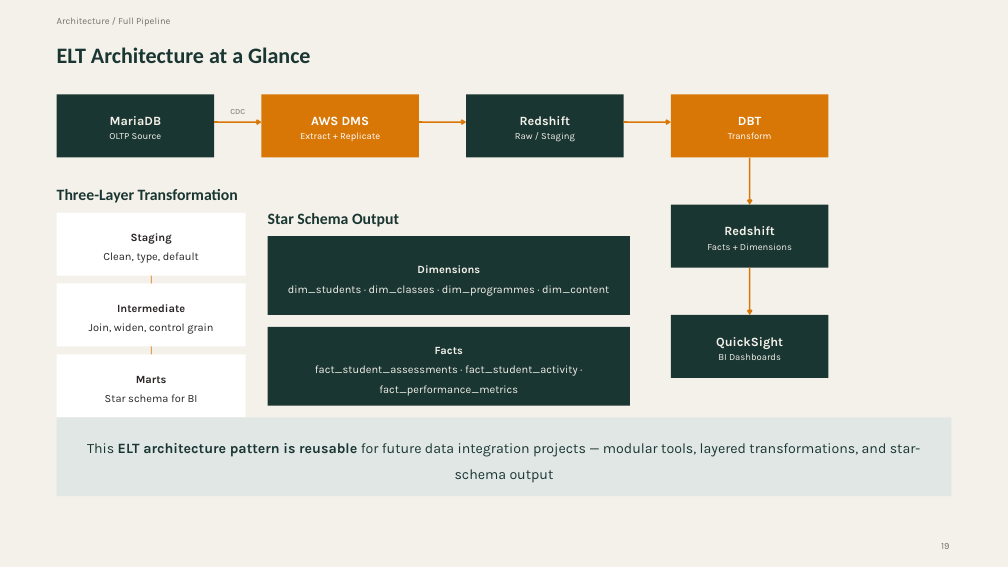
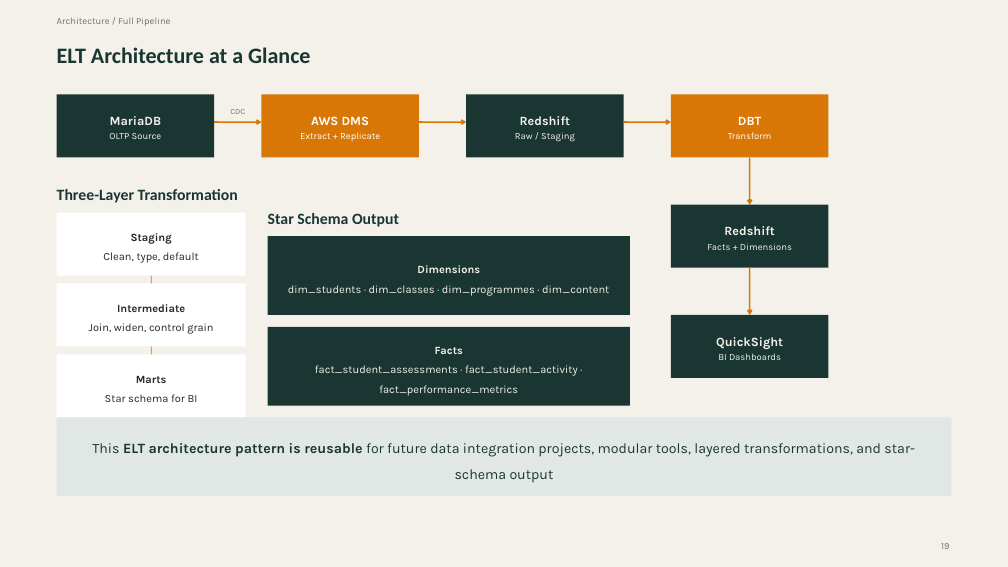
Before and after one commit to godfreylehokoG/incubeta-de-screening, a slide deck: slide 21 of previous-project-walkthrough/SandTechnology Warehousing + Migration.pptx (slide 20 before the commit). Drawn at 1008x567 pixels with LibreOffice and Linux fonts; fonts in the diff are those of the drawing. Boxes give left, top, right and bottom in pixels: in the first picture for what was removed or moved away, otherwise in the second. Text is boxed around its words. In the diff, an @@ line names an element or a change of style, - is before the commit and + after.

```diff
--- a/previous-project-walkthrough/SandTechnology Warehousing + Migration.pptx
+++ b/previous-project-walkthrough/SandTechnology Warehousing + Migration.pptx
@@ text at (92, 443, 915, 482): text changed @@
-This ELT architecture pattern is reusable for future data integration projects — modular tools, layered transformations, and star-schema output
+This ELT architecture pattern is reusable for future data integration projects, modular tools, layered transformations, and star-schema output
```
Also in this commit, not shown: 6 other slides changed, 1 slide added.
